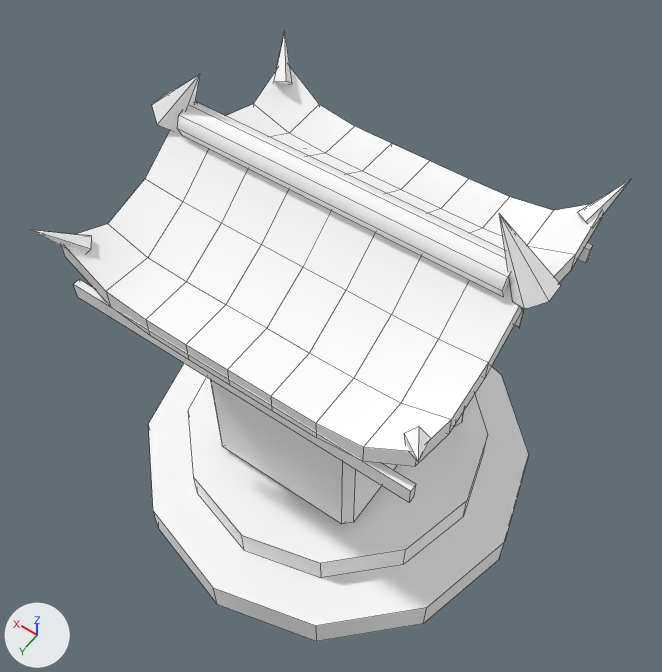
One commit to the Blender file art/env/shrine_wind.blend: the scene before it, then after it.
Both versions are drawn from a 50 mm lens placed at (-2.18, 3.12, 6.48), pointed at (0.02, 0.04, 1.64). The lights are fixed; the arrows at lower left show +X, +Y and +Z. The first picture is the older version. Mesh edges are drawn as thin lines. Objects named as collision shapes, trigger or cutter boxes, shadow casters or lower levels of detail are left out.

The first picture shows 'Shrine'.
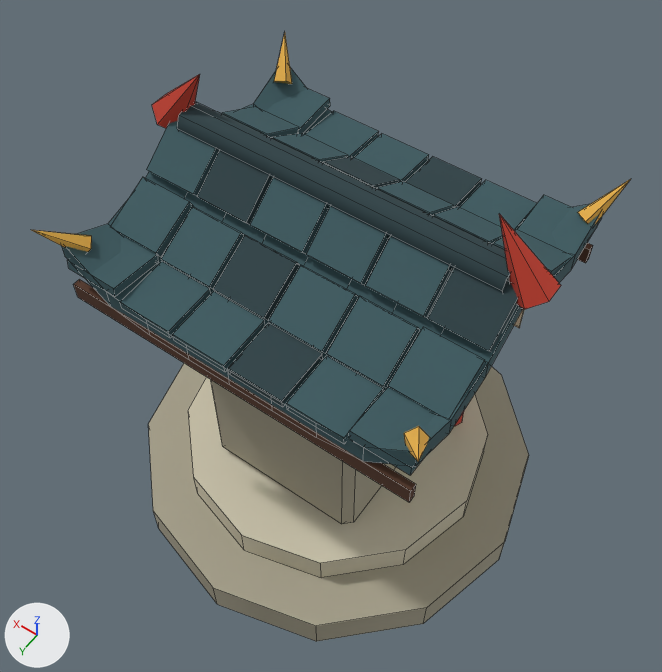
Where the change shows, as pixel boxes [x1, y1, x2, y2] in the pictures (662 x 672 px):
'Shrine', recoloured, reshaped (darker): [32, 33, 631, 641] in both
part 1 of me_shrine, added: after [67, 89, 571, 475]
part 2 of me_shrine, recoloured (darker): [32, 33, 631, 641] in both

What changed in the scene script:
```text
Change mat_vk_vcol:
    where n0 = _N.new('ShaderNodeBsdfPrincipled'); n0.name = 'Principled BSDF'
    remove n0.inputs[0].default_value = (1.0, 1.0, 1.0, 1.0)  # 'Base Color', white #ffffff
    add n2 = _N.new('ShaderNodeVertexColor'); n2.name = 'Color Attribute'
    add n2.layer_name = 'Color'
    add _L.new(n2.outputs[0], n0.inputs[0])  # 'Color' to 'Base Color'
Change me_shrine:
    used by ob_shrine; location = (0.0, 0.0, 0.0)
    remove me_shrine.from_pydata(...)  # 372 vertices, 308 faces; spans x -1.5..1.5, y -1.5..1.5, z 0.0..3.3
    add me_shrine.from_pydata(...)  # 660 vertices, 524 faces; spans x -1.5..1.5, y -1.5..1.5, z 0.0..3.3
    me_shrine part 1
    144 vertices are added at x -1.19..0.81, y -1.06..1.06, z 2.38..2.94
    144 new vertices lie (0.38, 0.0, 0.0) away from vertices in x -1.19..0.81, y -1.06..1.06, z 2.38..2.94
    216 new faces join them
    me_shrine part 2: 308 kept faces spanning x -1.5..1.5, y -1.5..1.5, z 0.0..3.3 get new vertex colours
```
